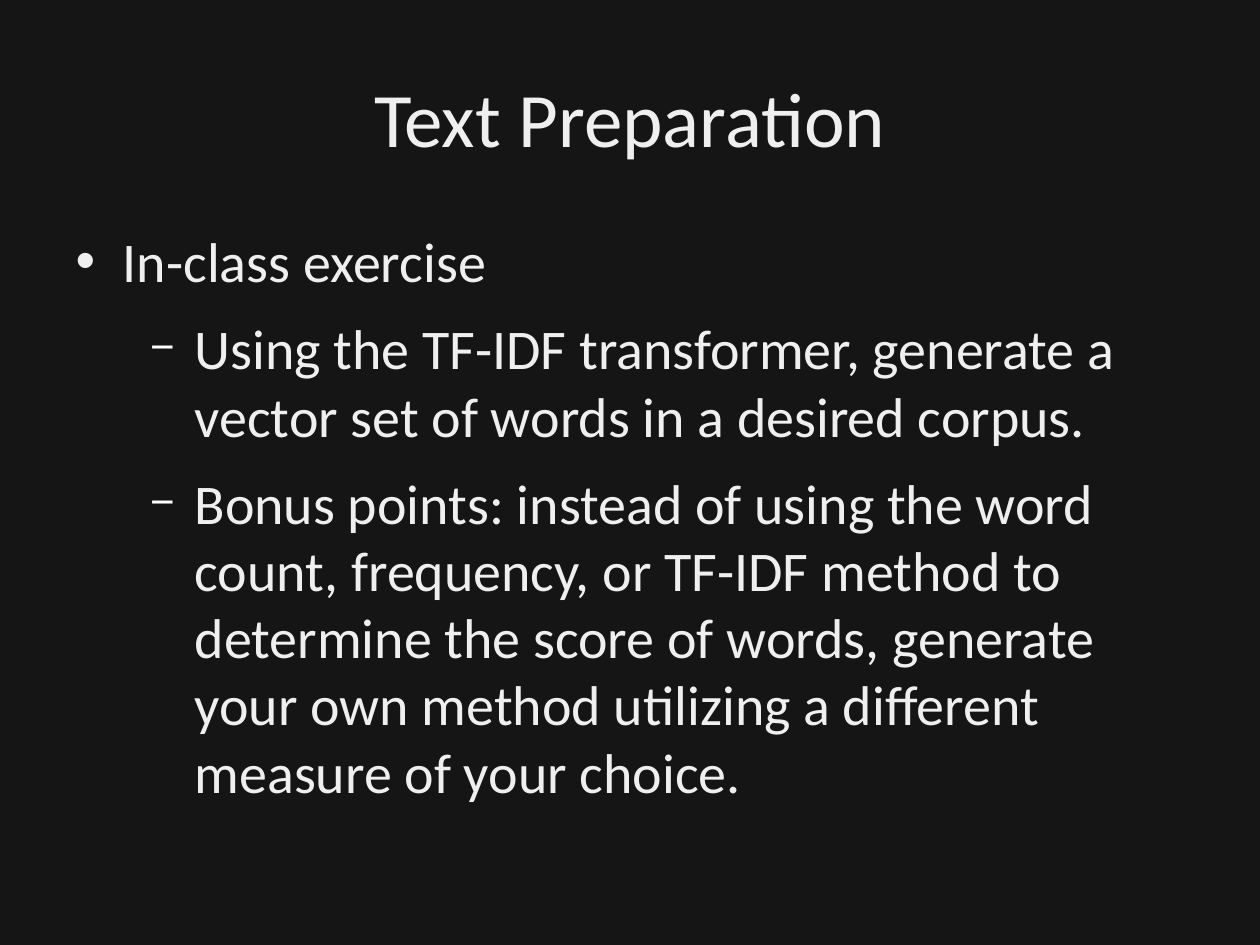
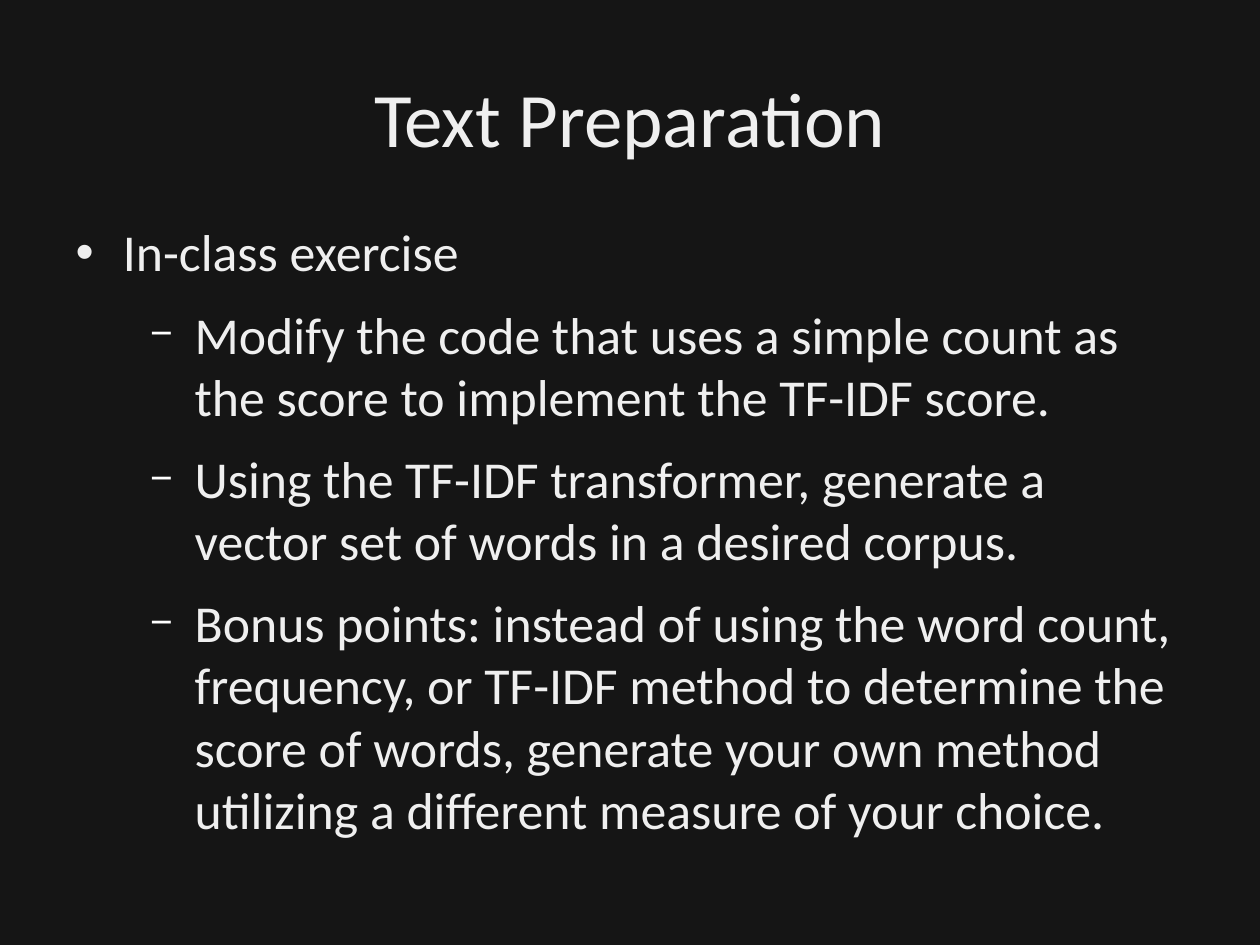
Before and after one commit to dbowmans46/PracticalProgramming, a slide deck: slide 71 of Session 7 - Python/Instructional Material/Session 7 - Python Brief Intro to NLP.odp (slide 70 before the commit). Drawn at 1260x945 pixels with LibreOffice and Linux fonts; fonts in the diff are those of the drawing; background and template pictures are left out; a plain dark background stands for a picture behind light text. Boxes give left, top, right and bottom in pixels: in the first picture for what was removed or moved away, otherwise in the second. Text is boxed around its words. In the diff, an @@ line names an element or a change of style, - is before the commit and + after.

Commit message:
Clarified equation variables.  Fixed words to tokens in features of data set.

```diff
--- a/Session 7 - Python/Instructional Material/Session 7 - Python Brief Intro to NLP.odp
+++ b/Session 7 - Python/Instructional Material/Session 7 - Python Brief Intro to NLP.odp
@@ text at (123, 235, 1170, 838): size 32 to 29.6 pt in "In-class exercise", "Using the TF-IDF transformer, generate a vector ...", "Bonus points: instead of using the word ..."; line spacing 1 to 0.9 @@
@@ text at (195, 318, 1118, 425): paragraph added @@
+  − Modify the code that uses a simple count as the score to implement the TF-IDF score.
```
Also in this commit, not shown: 6 other slides changed, 1 slide added.
